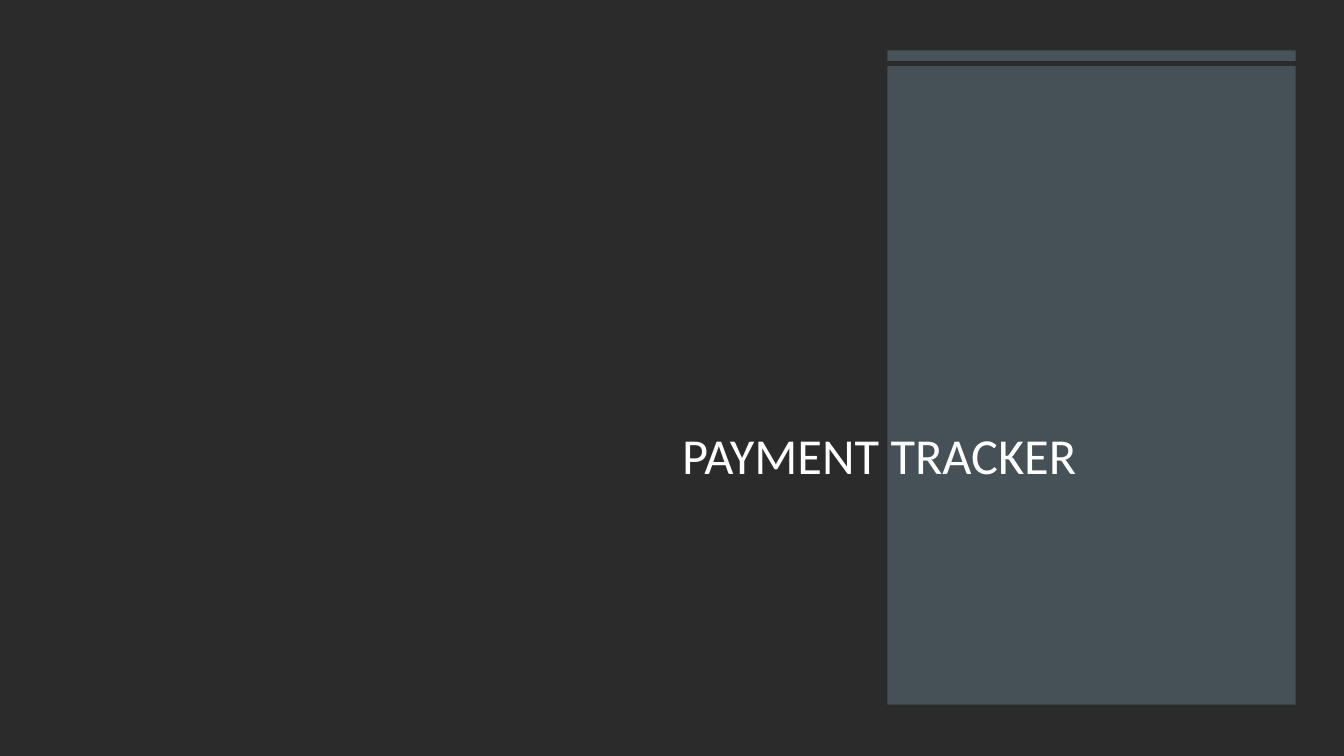
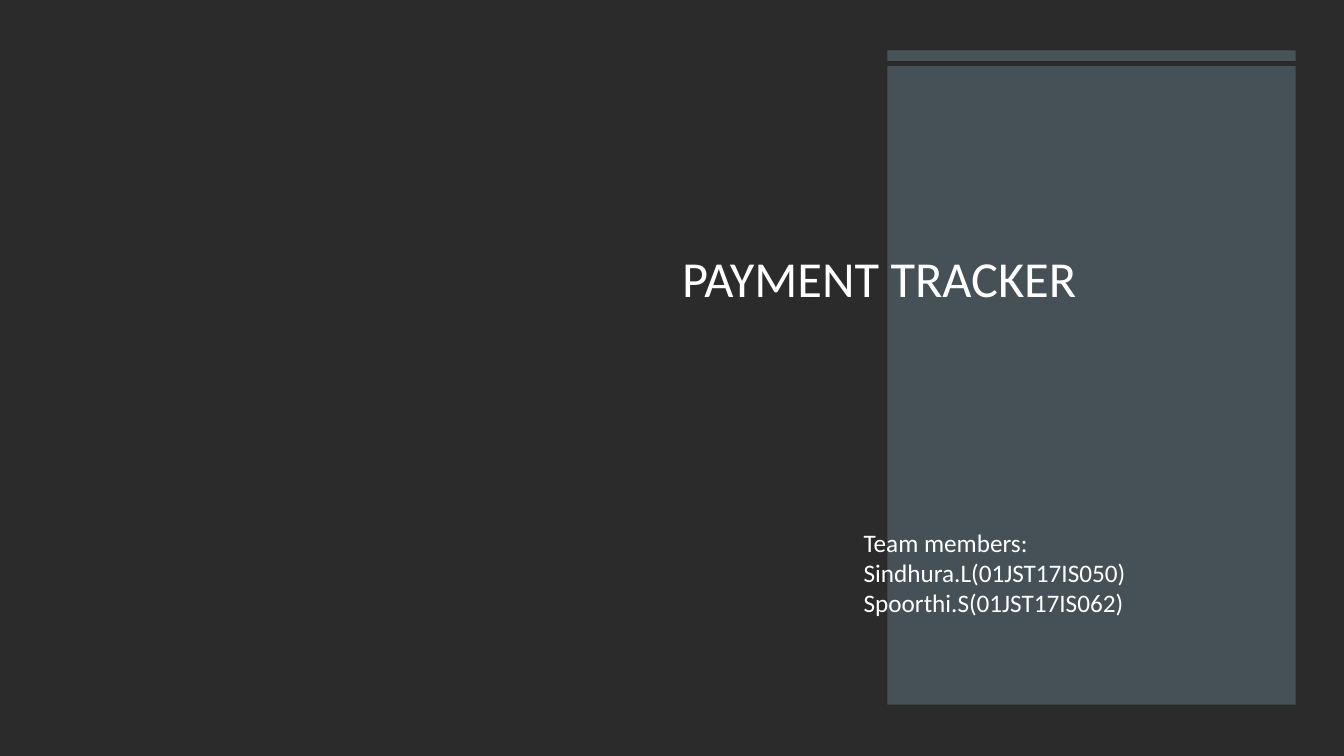
Before and after one commit to ssathyanaray2/Payment_Tracker, a slide deck: slide 1 of pt_ppt.pptx. Drawn at 1344x756 pixels with LibreOffice and Linux fonts; fonts in the diff are those of the drawing; background and template pictures are left out; a plain dark background stands for a picture behind light text. Boxes give left, top, right and bottom in pixels: in the first picture for what was removed or moved away, otherwise in the second. Text is boxed around its words. In the diff, an @@ line names an element or a change of style, - is before the commit and + after.

```diff
--- a/pt_ppt.pptx
+++ b/pt_ppt.pptx
@@ title "PAYMENT TRACKER": place and size @@
-title "PAYMENT TRACKER" at bbox=[682, 441, 1077, 475]
+title "PAYMENT TRACKER" at bbox=[682, 264, 1077, 298]
@@ text added at bbox=[864, 532, 1126, 619], 18 pt, text #FFFFFF @@
+Team members:
+Sindhura.L(01JST17IS050)
+Spoorthi.S(01JST17IS062)
```
Also in this commit, not shown: 1 other slide changed.
